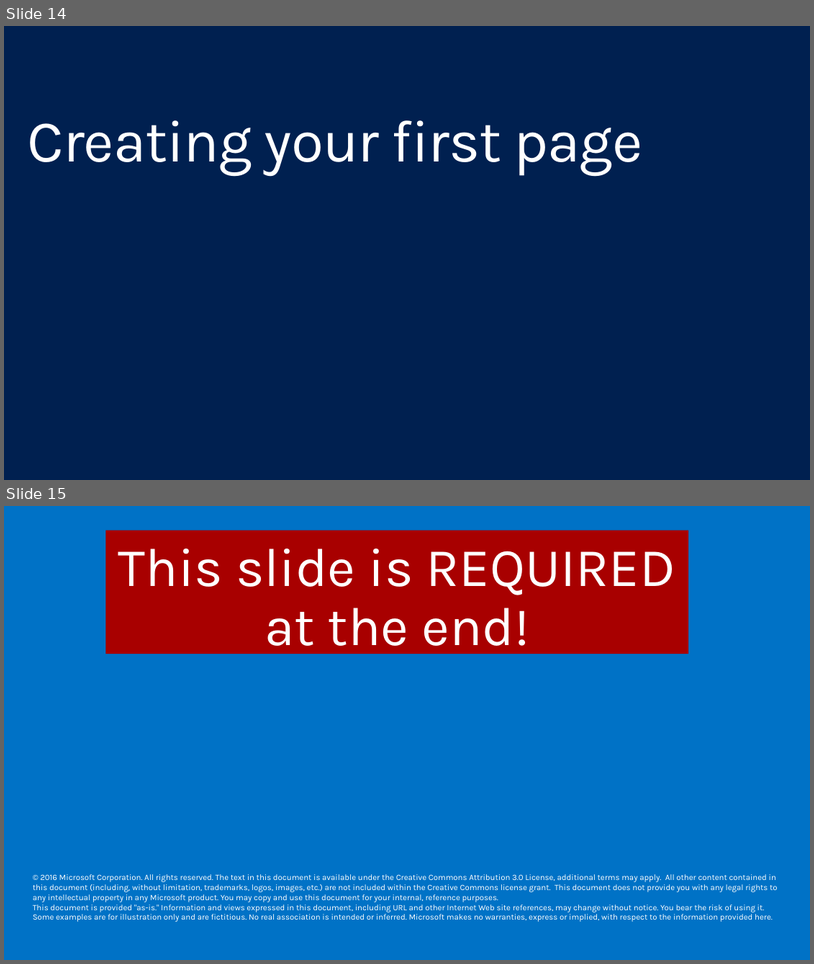
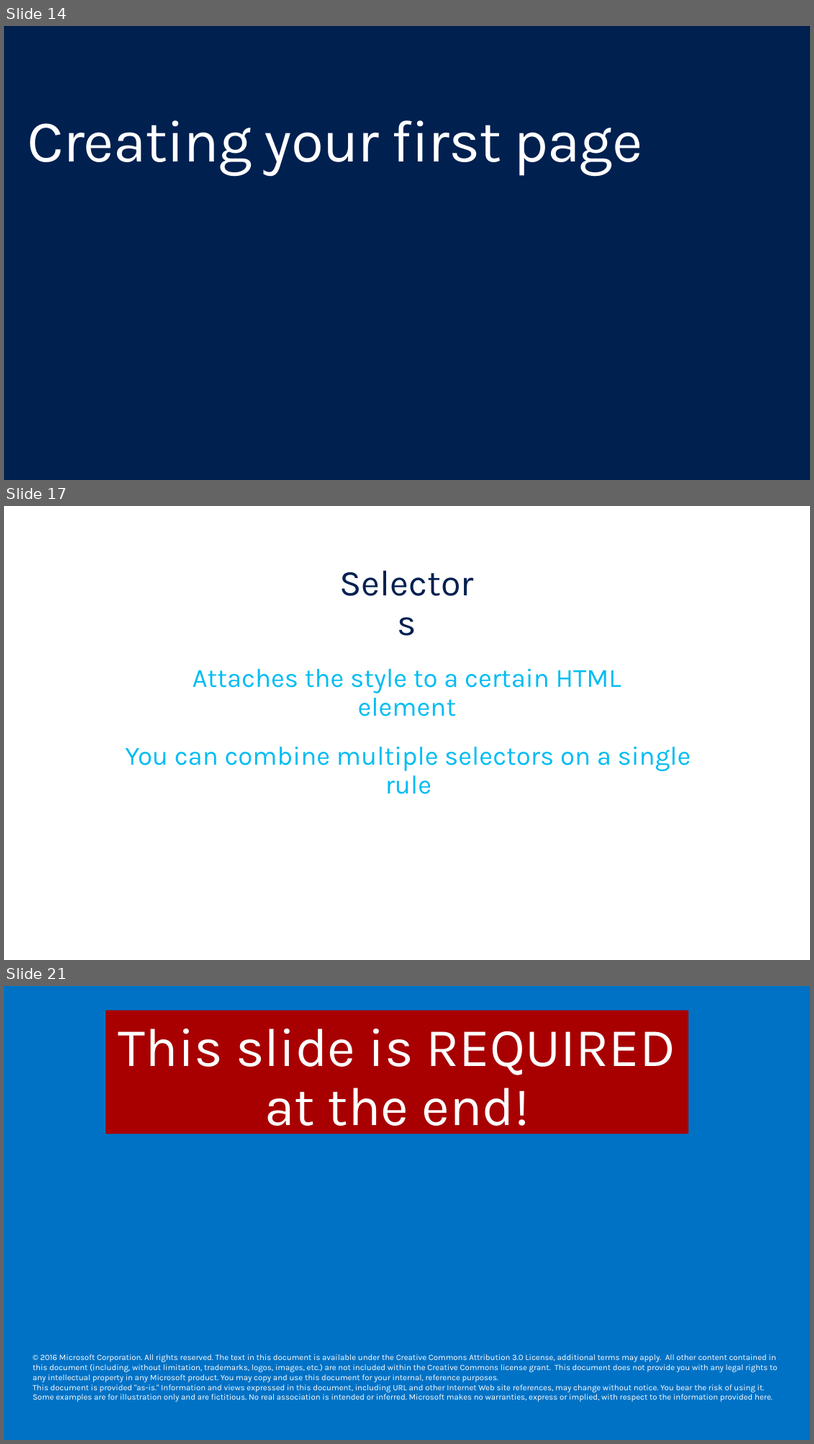
Before and after one commit to yashodha96/html-css-beginners, a slide deck: Slides/2 - Creating your first page.pptx. Shown one above the other, each under a label of ours: slides 14 and 15 before the commit, slides 14, 17 and 21 after it; the slides between them are not shown. The pictures are 814x964 and 814x1444 pixels, drawn with LibreOffice and Linux fonts; fonts in the diff are those of the drawing; background and template pictures are left out. Boxes give left, top, right and bottom in pixels: in the first picture for what was removed or moved away, otherwise in the second. Text is boxed around its words. In the diff, an @@ line names an element or a change of style, - is before the commit and + after.

```diff
--- a/Slides/2 - Creating your first page.pptx
+++ b/Slides/2 - Creating your first page.pptx
@@ slide 17 added at box(4, 506, 810, 960), background #FFFFFF @@
@@ text added at box(322, 555, 492, 614), 44 pt, text #002050 @@
+Selectors
@@ text added at box(193, 669, 622, 716), 32 pt, text #00BCF2 @@
+Attaches the style to a certain HTML element
@@ text added at box(125, 746, 692, 794), 32 pt, text #00BCF2 @@
+You can combine multiple selectors on a single rule
@@ what was slide 15 is now slide 21 @@
```
Also in this commit, not shown: 3 slides changed, 5 other slides added, 1 other file.
